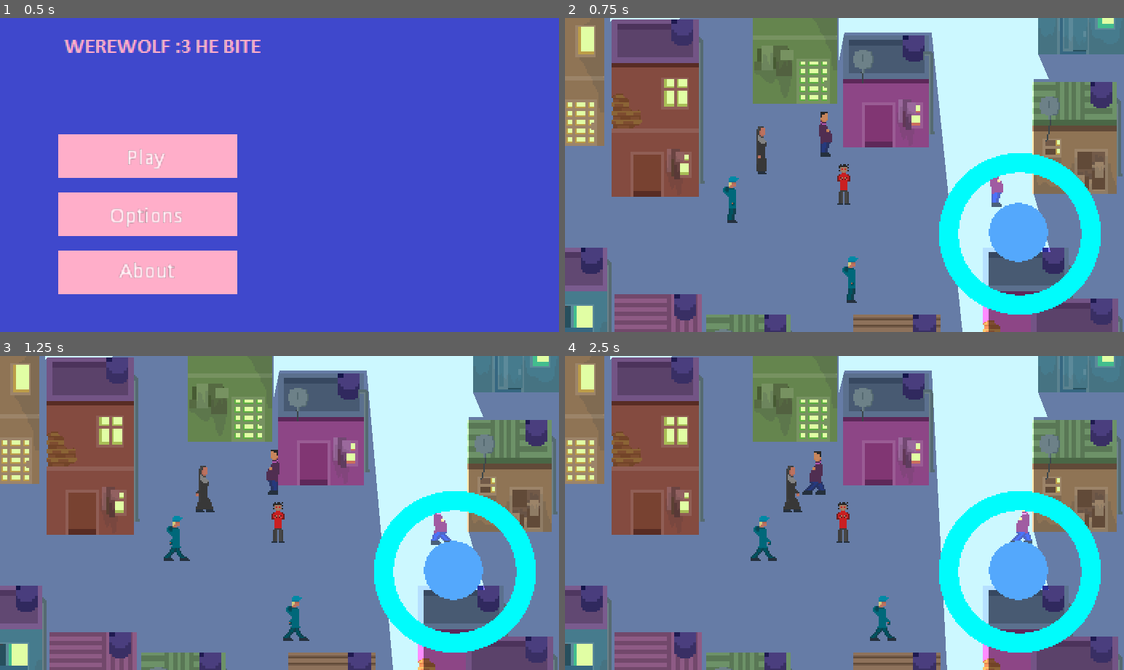
Above: before the commit, frames 1-4 (two rows, left to right).
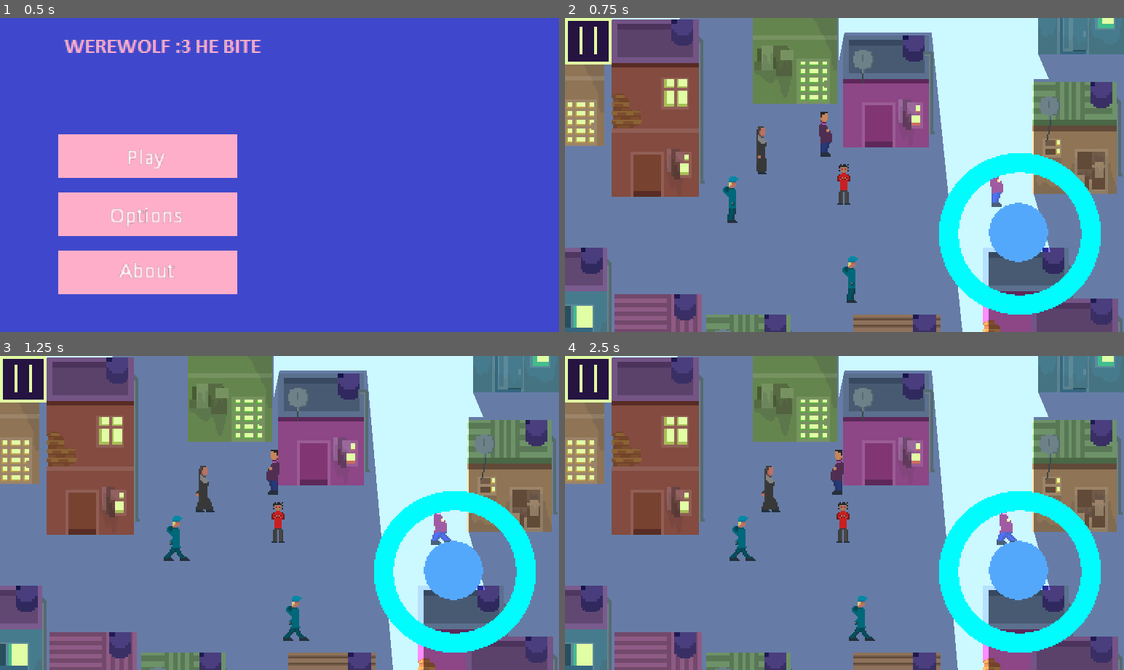
Above: after the commit, the same moments.

Repository: StitchedTeam/werewolf
Game: Godot game, scene res://GameScenes/MainMenu.tscn
Two runs of this game, one before a commit and one after it. Both use one fixed random seed, a clock stepped at 60 frames per second and the inputs below.
Inputs (mouse positions are in pixels of both pictures, inside the frame that each line leads up to):
- Up to frame 1 (0.5 s): no input
- Up to frame 2 (0.75 s): click "Play" at 0.5 s
- Up to frame 3 (1.25 s): no input
- Up to frame 4 (2.5 s): click (592, 384) at 1.27 s; move the mouse to (967, 497) at 2.02 s; press the mouse at (967, 497) at 2.03 s

Frame 1 is identical in both runs. In frame 2, 1.2% of the frame differs, in the area x 0-9%, y 0-15%; in frame 3, 1.2%; in frame 4, 4.4%, in the area x 0-87%, y 0-100%.
Error in both runs: Invalid get index 'priest_alive' (on base: 'Nil'). (res://Singletons/Globals.gd:28)

Commit message:
Started creating pause modes

Diff:
--- a/Werewolf/Characters/Werewolf/Werewolf.tscn
+++ b/Werewolf/Characters/Werewolf/Werewolf.tscn
@@ -568,9 +568,8 @@
 "values": [ 0, 1, 2, 3 ]
 }
 
-[sub_resource type="Animation" id=11]
-
-resource_name = "Transform"
+[sub_resource type="Animation" id=12]
+
 length = 1.8
 loop = false
 step = 0.1
@@ -1085,13 +1084,13 @@
 anims/HumanLeft = SubResource( 8 )
 anims/HumanRight = SubResource( 9 )
 anims/HumanUp = SubResource( 10 )
-anims/Loading = SubResource( 17 )
-anims/Transform = SubResource( 11 )
-anims/WolfDown = SubResource( 12 )
-anims/WolfIdle = SubResource( 13 )
-anims/WolfLeft = SubResource( 14 )
-anims/WolfRight = SubResource( 15 )
-anims/WolfUp = SubResource( 16 )
+anims/Loading = SubResource( 11 )
+anims/Transform = SubResource( 12 )
+anims/WolfDown = SubResource( 13 )
+anims/WolfIdle = SubResource( 14 )
+anims/WolfLeft = SubResource( 15 )
+anims/WolfRight = SubResource( 16 )
+anims/WolfUp = SubResource( 17 )
 blend_times = [  ]
 
 [node name="Camera2D" type="Camera2D" parent="."]
--- /dev/null
+++ b/Werewolf/GameScenes/Game.gd
@@ -0,0 +1,14 @@
+extends Node
+
+
+func _ready():
+	pass
+
+func _process(delta):
+	pause()
+	pass
+
+func pause():
+	if $CanvasLayer/UI/PauseButton.pressed:
+		get_tree().paused = !get_tree().paused
+	pass
--- /dev/null
+++ b/Werewolf/GameScenes/Game.tscn
@@ -0,0 +1,61 @@
+[gd_scene load_steps=5 format=2]
+
+[ext_resource path="res://GameScenes/Game.gd" type="Script" id=1]
+[ext_resource path="res://Sandbox/Sandbox.tscn" type="PackedScene" id=2]
+[ext_resource path="res://Assets/Sprites/Placeholder/sprite_0.png" type="Texture" id=3]
+[ext_resource path="res://Assets/Sprites/Placeholder/sprite_1.png" type="Texture" id=4]
+
+[node name="Game" type="Node"]
+script = ExtResource( 1 )
+_sections_unfolded = [ "Pause" ]
+
+[node name="Sandbox" parent="." instance=ExtResource( 2 )]
+pause_mode = 1
+_sections_unfolded = [ "Pause", "Transform" ]
+
+[node name="CanvasLayer" type="CanvasLayer" parent="."]
+pause_mode = 2
+editor/display_folded = true
+layer = 1
+offset = Vector2( 0, 0 )
+rotation = 0.0
+scale = Vector2( 1, 1 )
+transform = Transform2D( 1, 0, 0, 1, 0, 0 )
+_sections_unfolded = [ "Pause" ]
+
+[node name="UI" type="Control" parent="CanvasLayer"]
+editor/display_folded = true
+anchor_left = 0.0
+anchor_top = 0.0
+anchor_right = 0.0
+anchor_bottom = 0.0
+margin_right = 40.0
+margin_bottom = 40.0
+rect_pivot_offset = Vector2( 0, 0 )
+rect_clip_content = false
+mouse_filter = 0
+mouse_default_cursor_shape = 0
+size_flags_horizontal = 1
+size_flags_vertical = 1
+
+[node name="PauseButton" type="TextureButton" parent="CanvasLayer/UI"]
+anchor_left = 0.0
+anchor_top = 0.0
+anchor_right = 0.0
+anchor_bottom = 0.0
+margin_right = 40.0
+margin_bottom = 40.0
+rect_pivot_offset = Vector2( 0, 0 )
+rect_clip_content = false
+focus_mode = 2
+mouse_filter = 0
+mouse_default_cursor_shape = 0
+size_flags_horizontal = 1
+size_flags_vertical = 1
+toggle_mode = false
+enabled_focus_mode = 2
+shortcut = null
+group = null
+texture_normal = ExtResource( 3 )
+texture_pressed = ExtResource( 4 )
+_sections_unfolded = [ "Textures" ]
--- a/Werewolf/GameScenes/MainMenu.gd
+++ b/Werewolf/GameScenes/MainMenu.gd
@@ -56,10 +56,11 @@
 
 func start_game():
 	GameGlobals.reset_save()
-	get_tree().change_scene("res://Sandbox/Sandbox.tscn")
+	GameGlobals.load_game()
+	get_tree().change_scene("res://GameScenes/Game.tscn")
 	pass
 
 func load_game():
 	GameGlobals.load_game()
-	get_tree().change_scene("res://Sandbox/Sandbox.tscn")
+	get_tree().change_scene("res://GameScenes/Game.tscn")
 	pass
Binary file removed: Werewolf/Assets/Sprites/Placeholder/New Piskel.png
Binary file added: Werewolf/Assets/Sprites/Placeholder/sprite_0.png
Not shown, changed: Werewolf/Assets/Sprites/Placeholder/sprite_0.png.import
Binary file added: Werewolf/Assets/Sprites/Placeholder/sprite_1.png
Not shown, added: Werewolf/Assets/Sprites/Placeholder/sprite_1.png.import
Not shown: 6 places in Werewolf/Characters/Werewolf/Werewolf.tscn that only renumber resources
Not shown, added: WIP_Examples/save_security_quastion.gif
